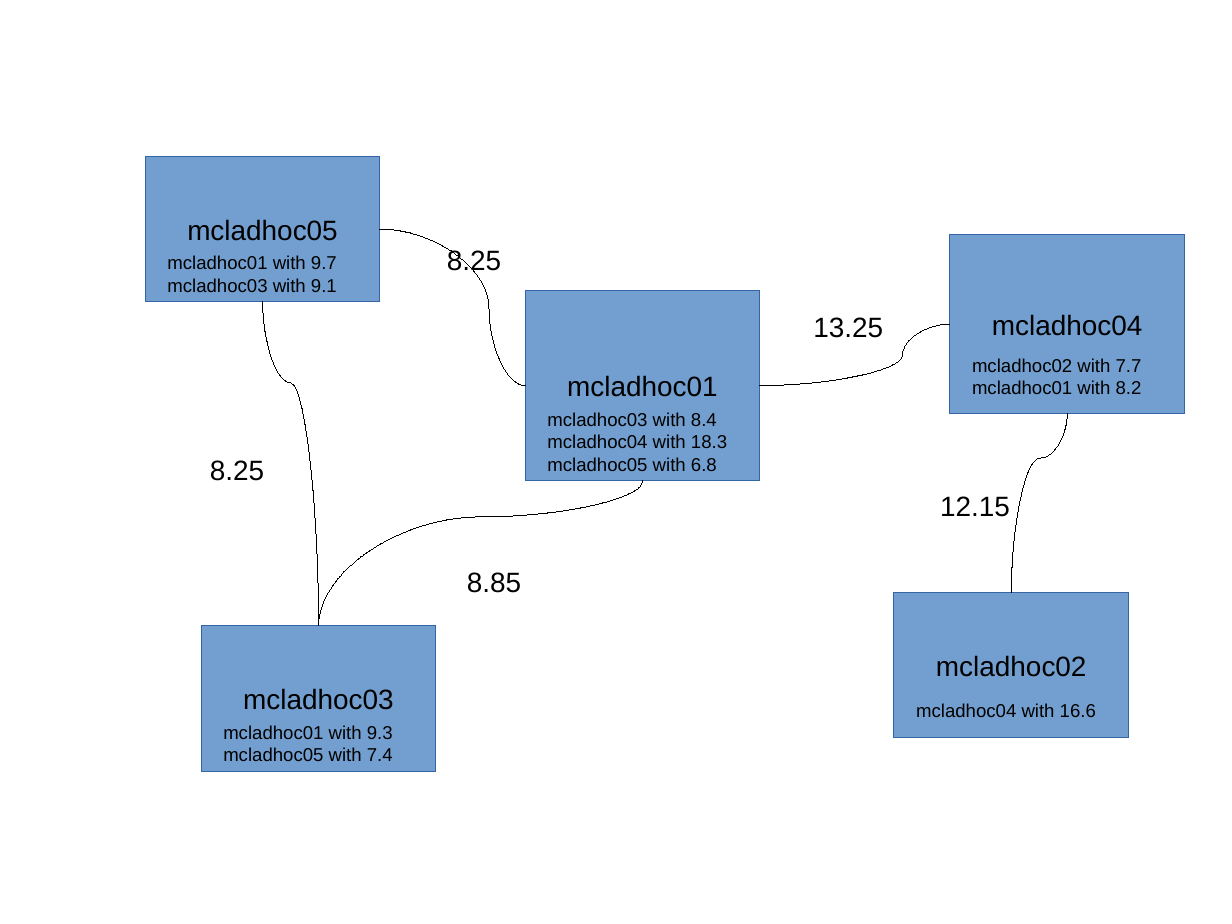
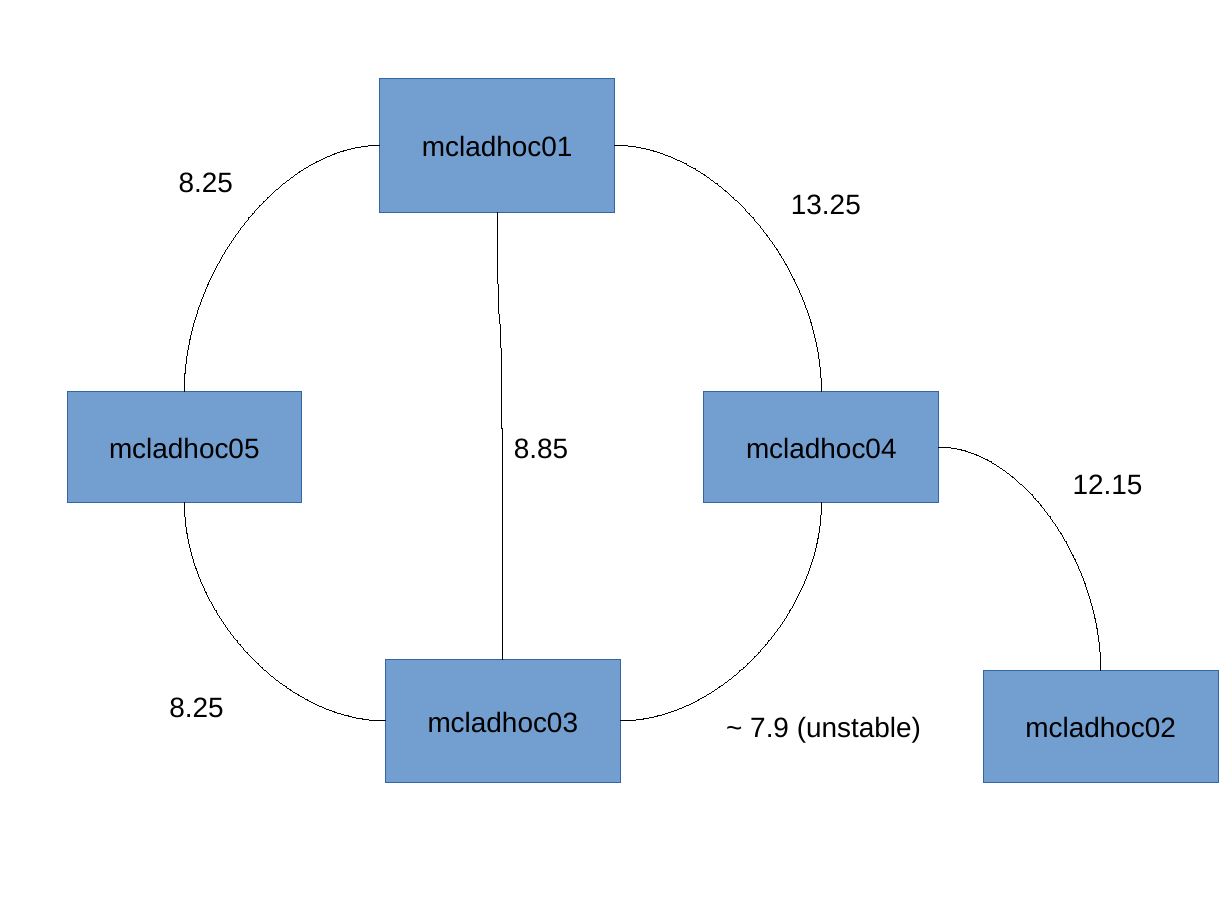
Before and after one commit to Stunkymonkey/mobile-computing, a slide deck: slide 1 of uebung4/4-1-graph.odp. Drawn at 1232x924 pixels with LibreOffice and Linux fonts; fonts in the diff are those of the drawing. Boxes give left, top, right and bottom in pixels: in the first picture for what was removed or moved away, otherwise in the second. Text is boxed around its words. In the diff, an @@ line names an element or a change of style, - is before the commit and + after.

Commit message:
udpate network-graph

```diff
--- a/uebung4/4-1-graph.odp
+++ b/uebung4/4-1-graph.odp
@@ rectangle "mcladhoc01": place and size @@
-rectangle "mcladhoc01" at (525, 291, 760, 481)
+rectangle "mcladhoc01" at (380, 78, 615, 212)
@@ curved line moved from (525, 386) - (380, 229) to (380, 145) - (184, 391) @@
@@ curved line added from (822, 391) to (615, 145), #000000 0 pt @@
@@ text "8.25" rewrapped from (447, 248, 501, 275) to (179, 172, 233, 193) @@
@@ text "13.25": place and size @@
-text "13.25" at (813, 317, 883, 338)
+text "13.25" at (791, 194, 861, 215)
@@ curved line moved from (263, 302) - (319, 626) to (497, 212) - (503, 660) @@
@@ text removed at (167, 255, 337, 292) @@
-mcladhoc01 with 9.7
-mcladhoc03 with 9.1
@@ curved line removed from (950, 324) to (760, 386) @@
@@ text removed at (972, 358, 1142, 394) @@
-mcladhoc02 with 7.7
-mcladhoc01 with 8.2
@@ rectangle "mcladhoc05": place and size @@
-rectangle "mcladhoc05" at (145, 157, 380, 302)
+rectangle "mcladhoc05" at (67, 391, 302, 503)
@@ text removed at (547, 412, 727, 471) @@
-mcladhoc03 with 8.4
-mcladhoc04 with 18.3
-mcladhoc05 with 6.8
@@ rectangle "mcladhoc04": place and size @@
-rectangle "mcladhoc04" at (950, 235, 1185, 414)
+rectangle "mcladhoc04" at (704, 391, 939, 503)
@@ text "8.85": place and size @@
-text "8.85" at (467, 572, 521, 593)
+text "8.85" at (514, 438, 568, 459)
@@ curved line moved from (1068, 414) - (1012, 593) to (939, 447) - (1101, 671) @@
@@ text "12.15": place and size @@
-text "12.15" at (940, 496, 1010, 517)
+text "12.15" at (1073, 474, 1143, 495)
@@ curved line added from (184, 503) to (386, 721), #000000 0 pt @@
@@ curved line removed from (643, 481) to (319, 626) @@
@@ curved line added from (620, 721) to (822, 503), #000000 0 pt @@
@@ text "8.25": place and size @@
-text "8.25" at (210, 460, 264, 481)
+text "8.25" at (169, 697, 223, 718)
@@ rectangle "mcladhoc03": place and size @@
-rectangle "mcladhoc03" at (201, 626, 436, 771)
+rectangle "mcladhoc03" at (386, 660, 620, 783)
@@ rectangle "mcladhoc02": place and size @@
-rectangle "mcladhoc02" at (894, 593, 1129, 738)
+rectangle "mcladhoc02" at (984, 671, 1219, 783)
@@ text added at (750, 716, 921, 742), 18 pt, text #000000 @@
+~ 7.9 (unstable)
@@ text removed at (916, 703, 1096, 717) @@
-mcladhoc04 with 16.6
@@ text removed at (223, 725, 393, 761) @@
-mcladhoc01 with 9.3
-mcladhoc05 with 7.4
```
